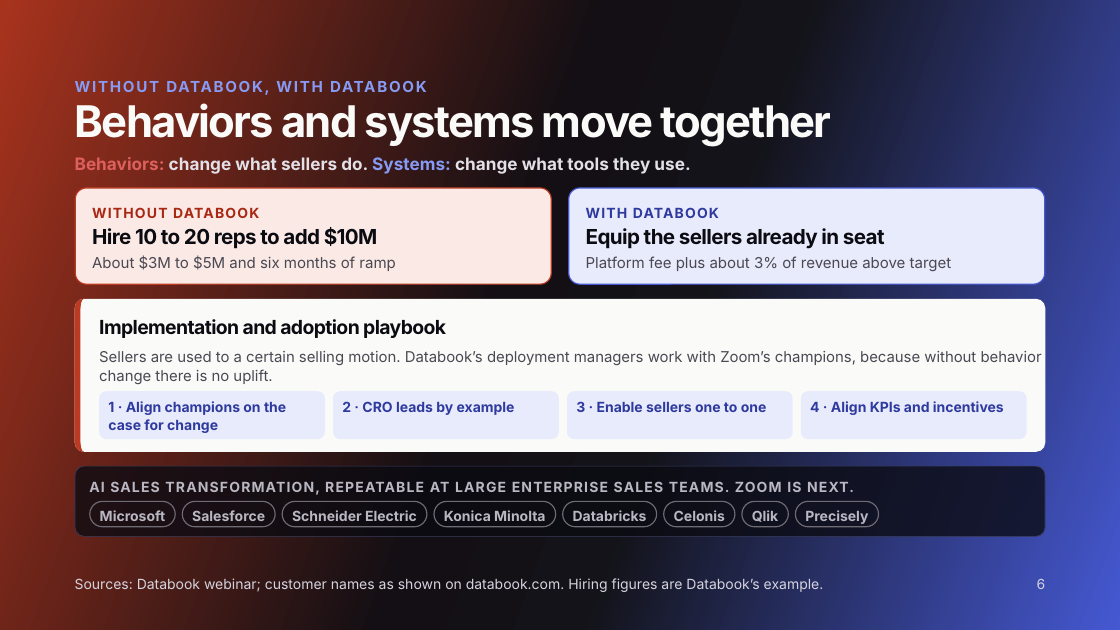
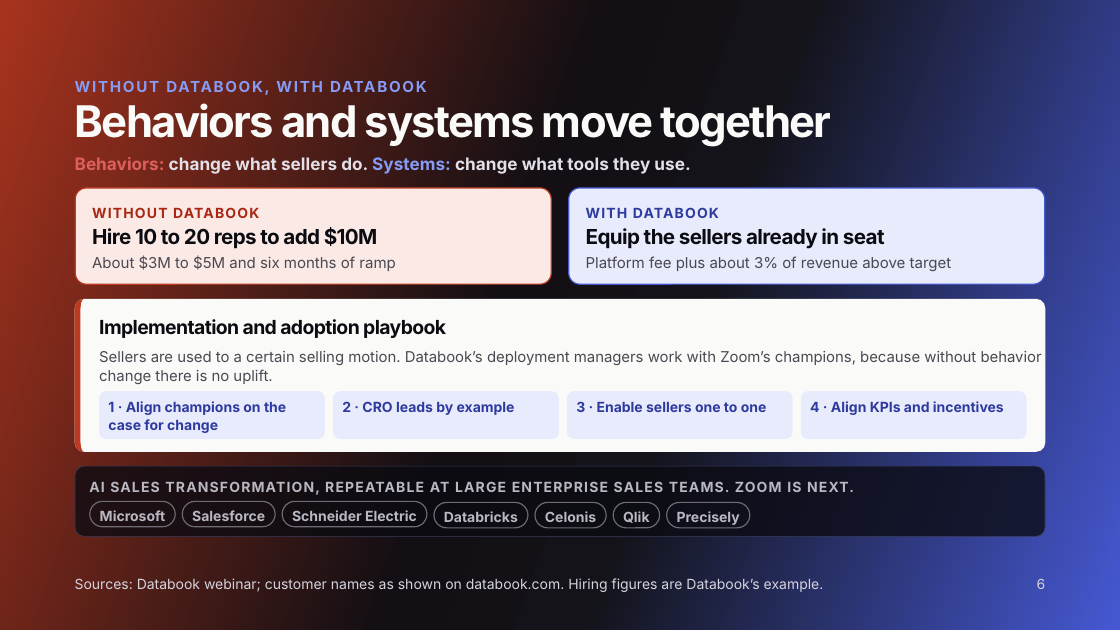
Before and after one commit to gayatrikulkaa-commits/zoom-cro-gtm-platform, a slide deck: slide 6 of Zoom CRO Pitch (6 slides) v2.pptx. Drawn at 1120x630 pixels with LibreOffice and Linux fonts; fonts in the diff are those of the drawing. Boxes give left, top, right and bottom in pixels: in the first picture for what was removed or moved away, otherwise in the second. Text is boxed around its words. In the diff, an @@ line names an element or a change of style, - is before the commit and + after.

```diff
--- a/Zoom CRO Pitch (6 slides) v2.pptx
+++ b/Zoom CRO Pitch (6 slides) v2.pptx
@@ freeform shape removed at (434, 502, 556, 527) @@
-Konica Minolta
@@ 4 freeform shapes: place and size @@
-4 freeform shapes at (563, 502, 879, 527)
+4 freeform shapes at (434, 502, 750, 528)
```
Also in this commit, not shown: 3 other slides changed, 14 other files.
